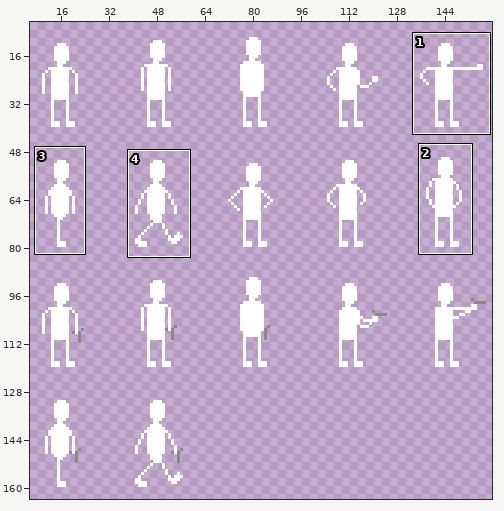
One commit to this sprite sheet: Game/data/art/char_hero.png. The picture above shows the old version from afar; the outline marks the close-up.
Close-up. The starting point:
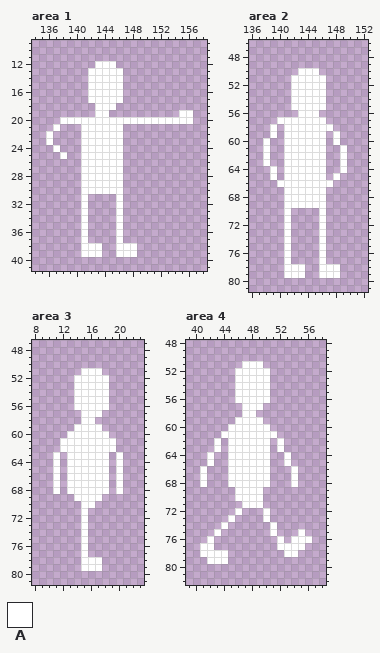
The file is 320x400 pixels, drawn in blocks of 2x2; one block is one cell here. Shown: area 1: x 134..158, y 9..41; area 2: x 136..152, y 46..81; area 3: x 8..23, y 47..81; area 4: x 39..58, y 48..82. The wide view leaves out empty margins. The commit also changed other parts of the picture, which this record leaves out.
Palette (. is transparent): A #ffffff
The result:
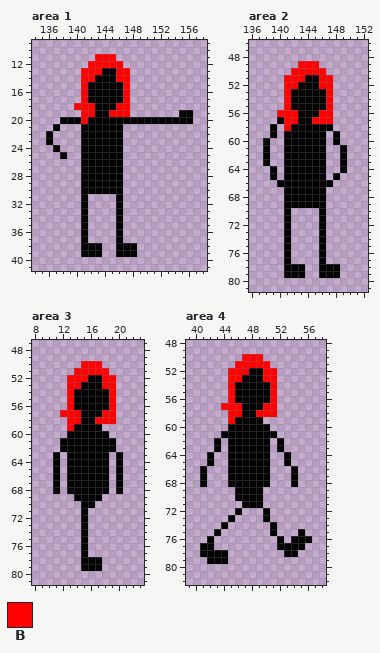
Colours new in this view: B #ff0000
From old to new:
colour A: #ffffff -> #000000
Area 1:
y 11: x 143..145 ... -> BBB
y 12: x 142..146 .AAA. -> BBBBB
y 13: x 141..143 .AA -> BBB; x 146..147 A. -> BB
y 14: x 141..142 .A -> BB; x 146..147 A. -> BB
y 15..17: x 141 . -> B; x 147 . -> B
y 18: x 140..142 ... -> BBB; x 146..147 .. -> BB
y 19: x 141..142 .. -> BB; x 145..147 ... -> BBB
y 20: x 141 A -> B
Area 2:
y 49: x 143..145 ... -> BBB
y 50: x 142..146 .AAA. -> BBBBB
y 51: x 141..143 .AA -> BBB; x 146..147 A. -> BB
y 52: x 141..142 .A -> BB; x 146..147 A. -> BB
y 53..55: x 141 . -> B; x 147 . -> B
y 56: x 140..142 ... -> BBB; x 146..147 .. -> BB
y 57: x 141..142 AA -> BB; x 145..147 AA. -> BBB
y 58: x 141 A -> B
Area 3:
y 50: x 15..17 ... -> BBB
y 51: x 14..18 .AAA. -> BBBBB
y 52: x 13..15 .AA -> BBB; x 18..19 A. -> BB
y 53: x 13..14 .A -> BB; x 18..19 A. -> BB
y 54..56: x 13 . -> B; x 19 . -> B
y 57: x 12..14 ... -> BBB; x 18..19 .. -> BB
y 58: x 13..14 .. -> BB; x 17..19 ... -> BBB
y 59: x 13 . -> B
Area 4:
y 50: x 47..49 ... -> BBB
y 51: x 46..50 .AAA. -> BBBBB
y 52: x 45..47 .AA -> BBB; x 50..51 A. -> BB
y 53: x 45..46 .A -> BB; x 50..51 A. -> BB
y 54..56: x 45 . -> B; x 51 . -> B
y 57: x 44..46 ... -> BBB; x 50..51 .. -> BB
y 58: x 45..46 .. -> BB; x 49..51 ... -> BBB
y 59: x 45 . -> B
